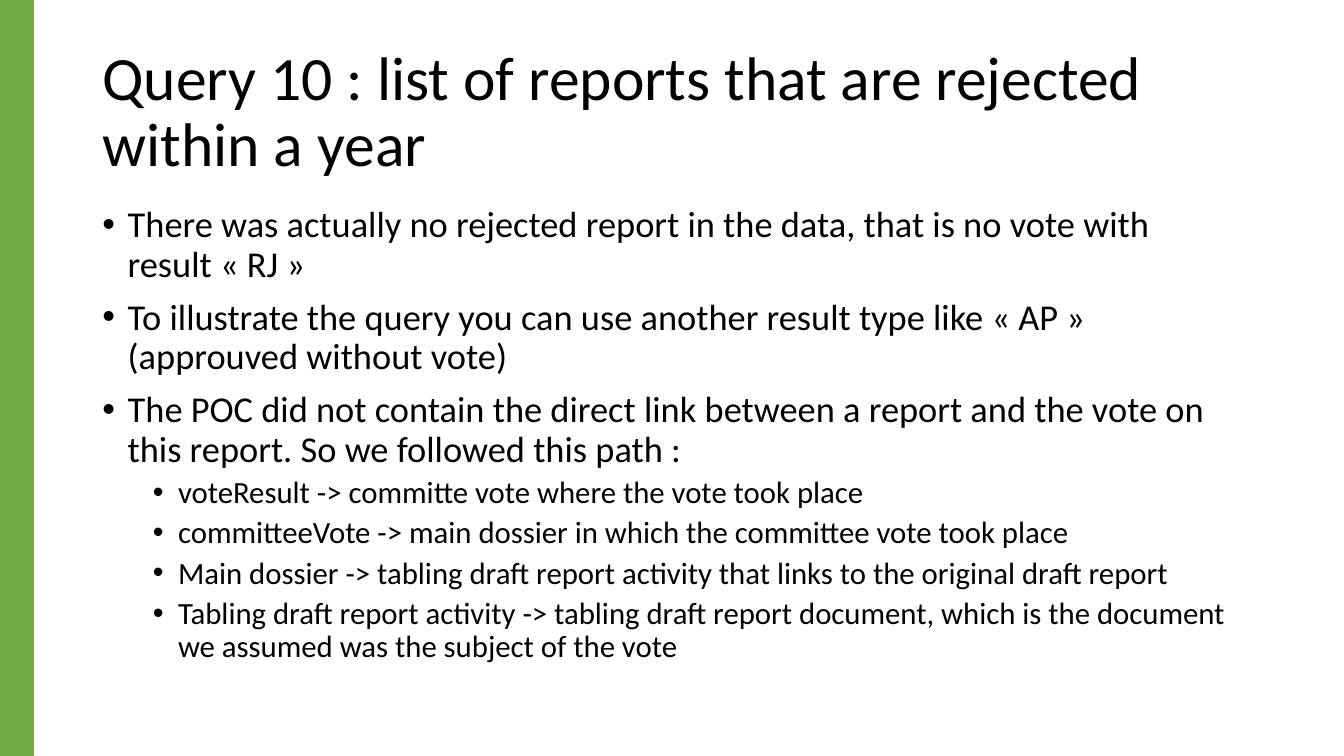
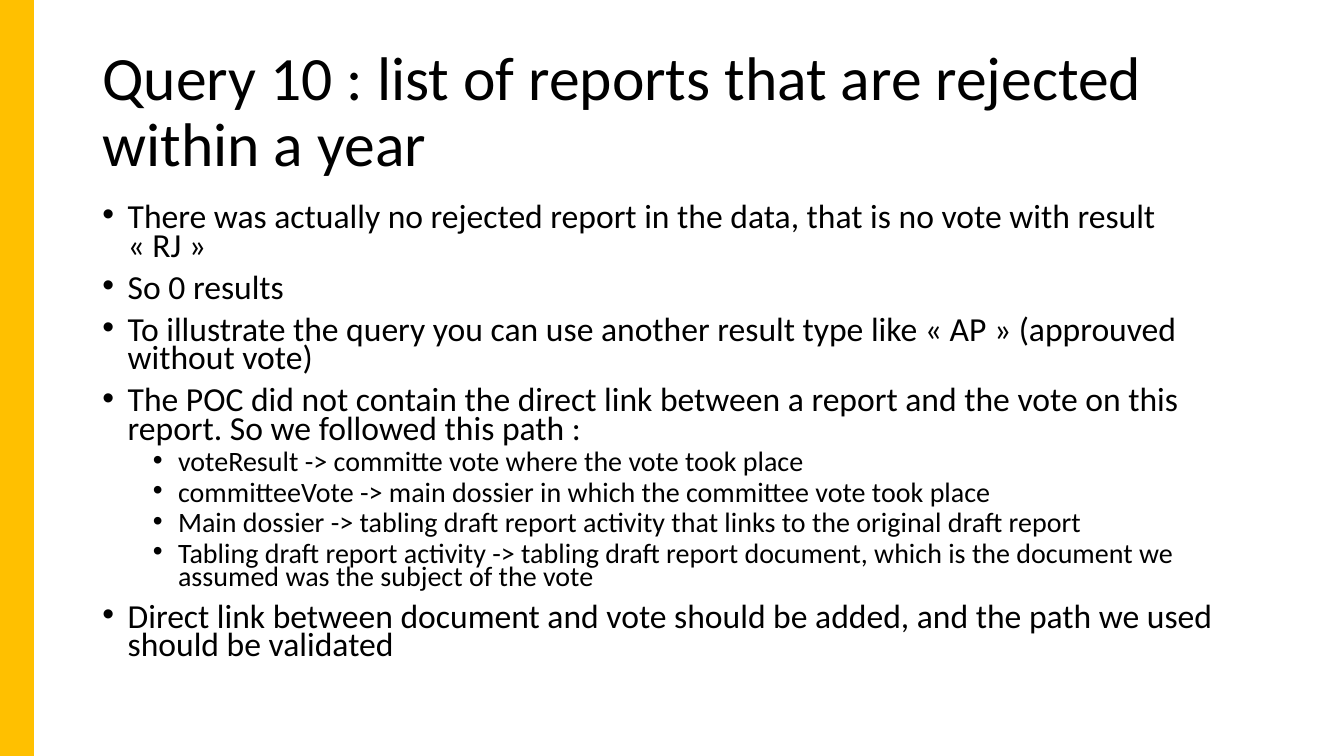
Before and after one commit to sparna-git/ep-graph-poc, a slide deck: slide 12 of Subtask6/EP_queries_note.odp. Drawn at 1344x756 pixels with LibreOffice and Linux fonts; fonts in the diff are those of the drawing. Boxes give left, top, right and bottom in pixels: in the first picture for what was removed or moved away, otherwise in the second. Text is boxed around its words. In the diff, an @@ line names an element or a change of style, - is before the commit and + after.

Commit message:
Final query delivery

```diff
--- a/Subtask6/EP_queries_note.odp
+++ b/Subtask6/EP_queries_note.odp
@@ freeform shape at [0, 0, 34, 756]: fill #70AD47 to #FFC000 @@
@@ text at [128, 204, 1178, 591]: size 26 to 24 pt in "There was actually no rejected report in ...", "To illustrate the query you can use ...", "The POC did not contain the direct ..."; size 22 to 20 pt in "voteResult -> committe vote where the vote ...", "committeeVote -> main dossier in which the ...", "Main dossier -> tabling draft report activity ...", "Tabling draft report activity -> tabling draft ..."; line spacing 0.9 to 0.7 @@
@@ text at [128, 275, 284, 300]: paragraph added @@
+• So 0 results
@@ text at [128, 604, 1212, 657]: paragraph added @@
+• Direct link between document and vote should be added, and the path we used should be validated
```
Also in this commit, not shown: 1 other slide changed, 17 other files.
